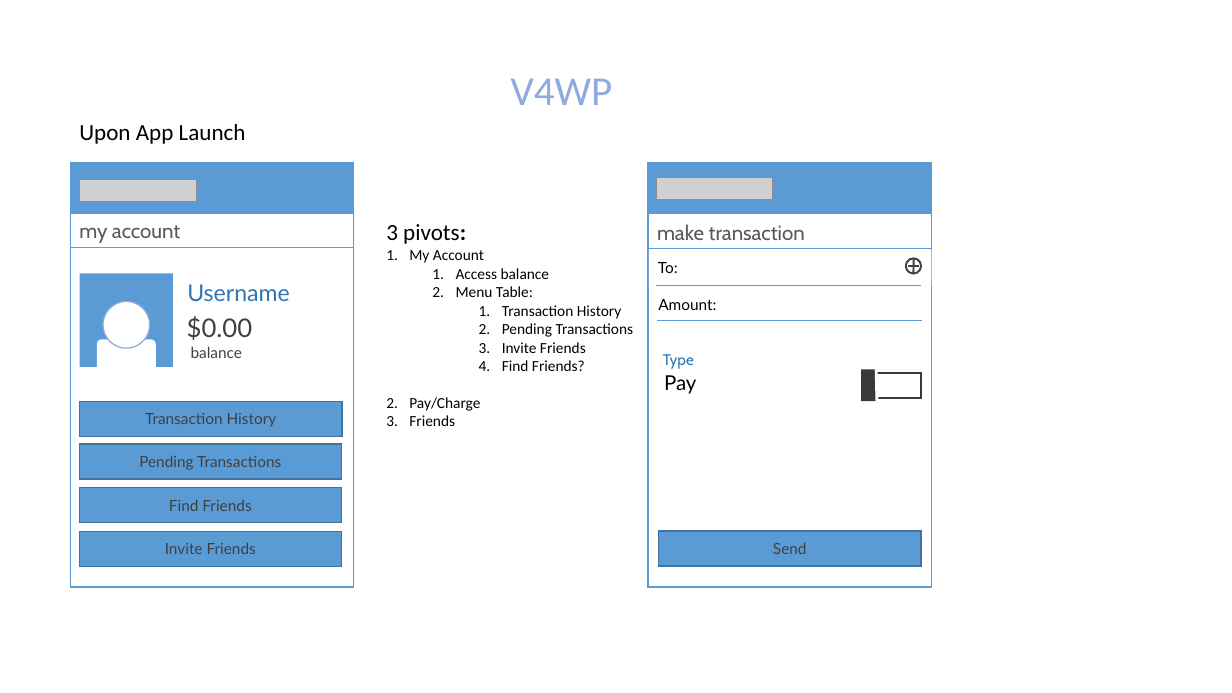
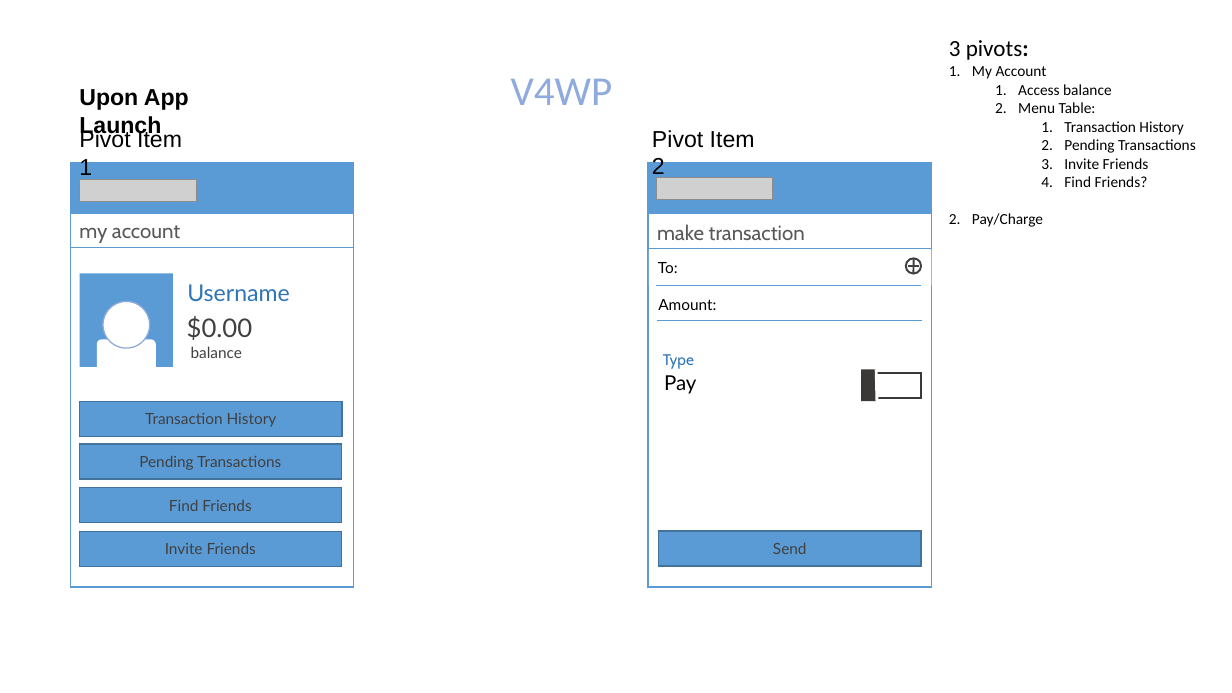
Before and after one commit to cassidoo/V4WP, a slide deck: slide 1 of Prototypes.pptx. Drawn at 1232x693 pixels with LibreOffice and Linux fonts; fonts in the diff are those of the drawing; grey boxes stand for pictures. Boxes give left, top, right and bottom in pixels: in the first picture for what was removed or moved away, otherwise in the second. Text is boxed around its words. In the diff, an @@ line names an element or a change of style, - is before the commit and + after.

Commit message:
Transaction History and Contact List Pages

```diff
--- a/Prototypes.pptx
+++ b/Prototypes.pptx
@@ text "3 pivots:" moved from (x1=386, y1=224, x2=634, y2=426) to (x1=949, y1=40, x2=1196, y2=227) @@
@@ text "Upon App Launch" moved from (x1=79, y1=124, x2=246, y2=144) to (x1=79, y1=89, x2=189, y2=139) @@
@@ text "Upon App Launch" at (x1=79, y1=89, x2=189, y2=139): font Calibri to Arial, bold on @@
@@ text added at (x1=79, y1=128, x2=182, y2=180), 18 pt, text #000000 @@
+Pivot Item 1
@@ text added at (x1=652, y1=130, x2=755, y2=180), 18 pt, text #000000 @@
+Pivot Item 2
@@ text at (x1=409, y1=415, x2=455, y2=426): paragraph removed @@
-3. Friends
```
Also in this commit, not shown: 1 slide added, 59 other files.
